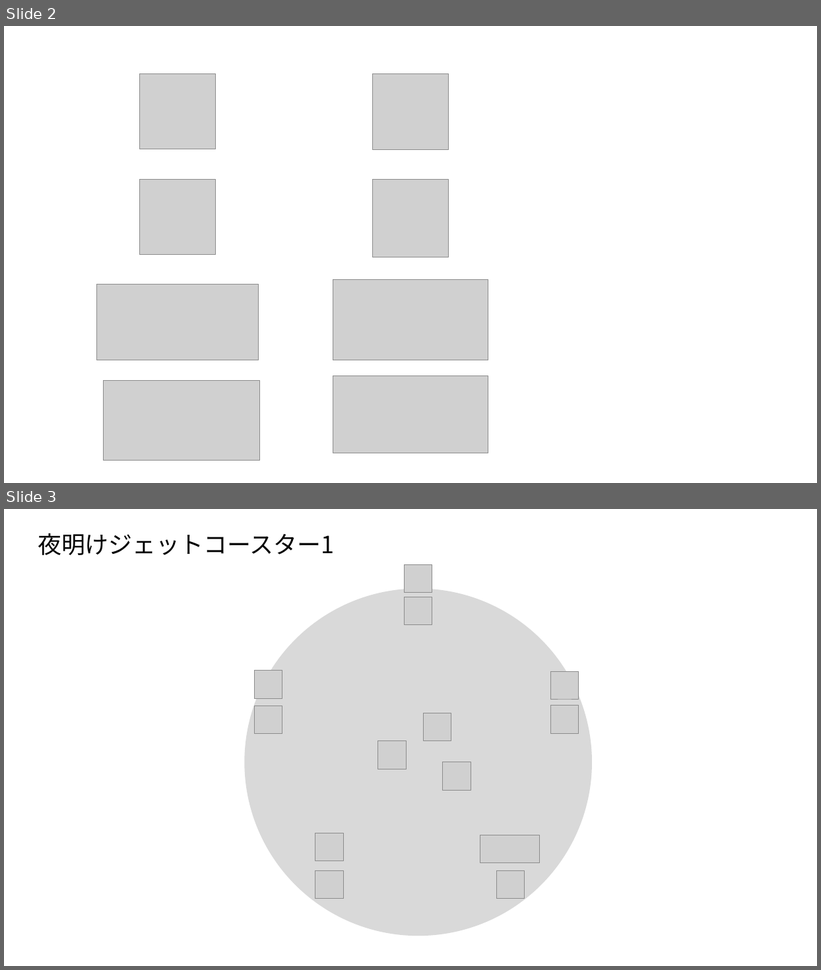
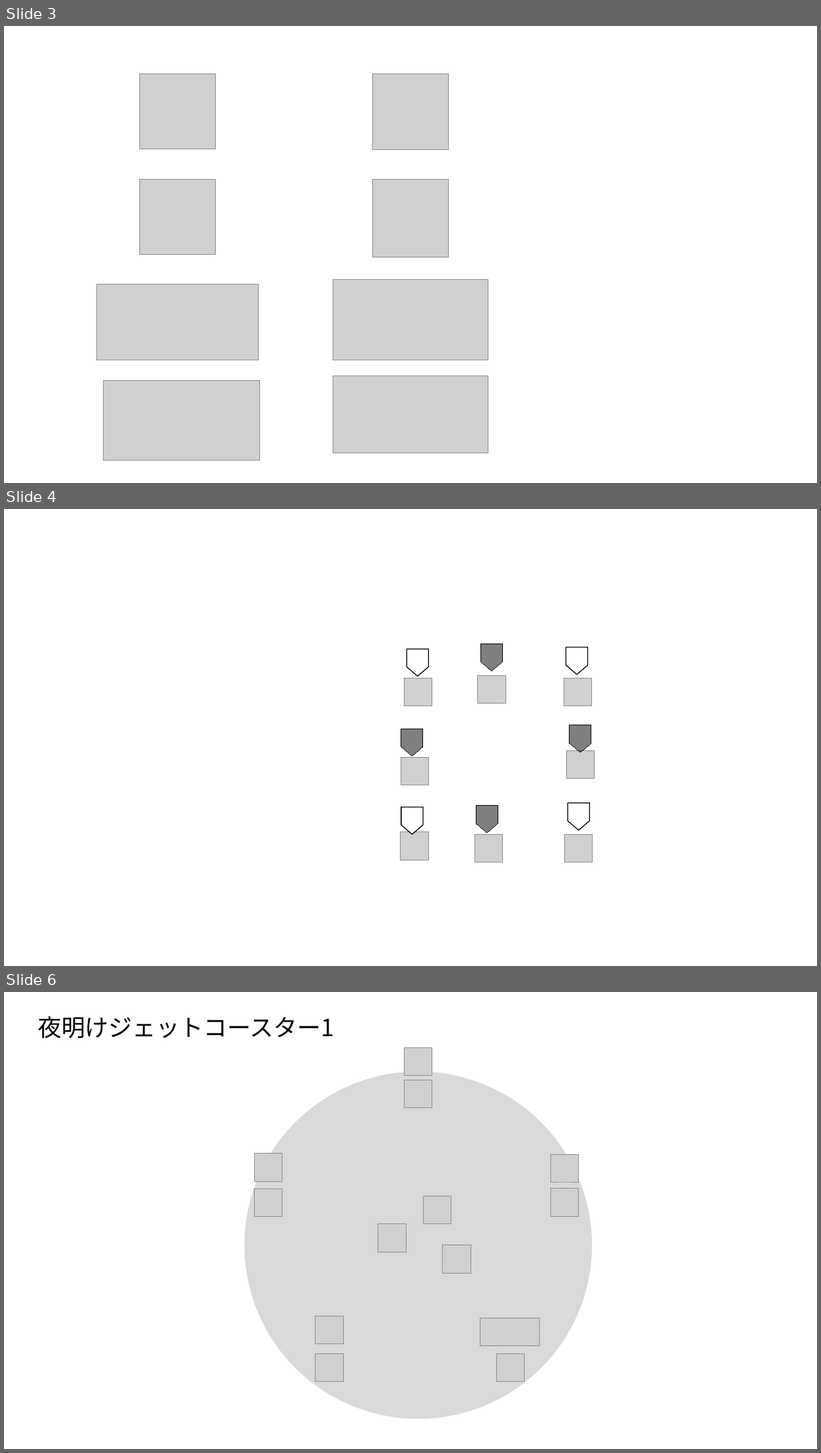
Before and after one commit to tufuchipaji/Tiera, a slide deck: 机制图示.pptx. Shown one above the other, each under a label of ours: slides 2 and 3 before the commit, slides 3, 4 and 6 after it; the slides between them are not shown. The pictures are 821x970 and 821x1453 pixels, drawn with LibreOffice and Linux fonts; fonts in the diff are those of the drawing; grey boxes stand for pictures. Boxes give left, top, right and bottom in pixels: in the first picture for what was removed or moved away, otherwise in the second. Text is boxed around its words. In the diff, an @@ line names an element or a change of style, - is before the commit and + after.

```diff
--- a/机制图示.pptx
+++ b/机制图示.pptx
@@ slide 4 added at [4,509,817,966], background #FFFFFF @@
@@ pentagon arrow added at [481,644,503,671], fill #000000 at 50% opacity, outline #000000 0.75 pt @@
@@ pentagon arrow added at [566,647,588,675], fill #FFFFFF, outline #000000 1 pt @@
@@ pentagon arrow added at [407,649,429,677], fill #FFFFFF, outline #000000 1 pt @@
@@ picture added at [404,678,432,706] @@
@@ picture added at [478,675,506,704] @@
@@ picture added at [564,678,592,706] @@
@@ pentagon arrow added at [570,725,591,753], fill #000000 at 50% opacity, outline #000000 0.75 pt @@
@@ pentagon arrow added at [401,729,423,757], fill #000000 at 50% opacity, outline #000000 0.75 pt @@
@@ picture added at [401,757,429,786] @@
@@ picture added at [567,751,595,779] @@
@@ pentagon arrow added at [568,803,590,831], fill #FFFFFF, outline #000000 1 pt @@
@@ pentagon arrow added at [401,807,423,835], fill #FFFFFF, outline #000000 1 pt @@
@@ pentagon arrow added at [477,806,498,833], fill #000000 at 50% opacity, outline #000000 0.75 pt @@
@@ picture added at [401,832,428,860] @@
@@ picture added at [475,835,503,863] @@
@@ picture added at [564,835,593,863] @@
@@ what was slide 2 is now slide 3 @@
@@ what was slide 3 is now slide 6 @@
```
Also in this commit, not shown: 1 slide changed, 13 other slides added, 1 other file.
